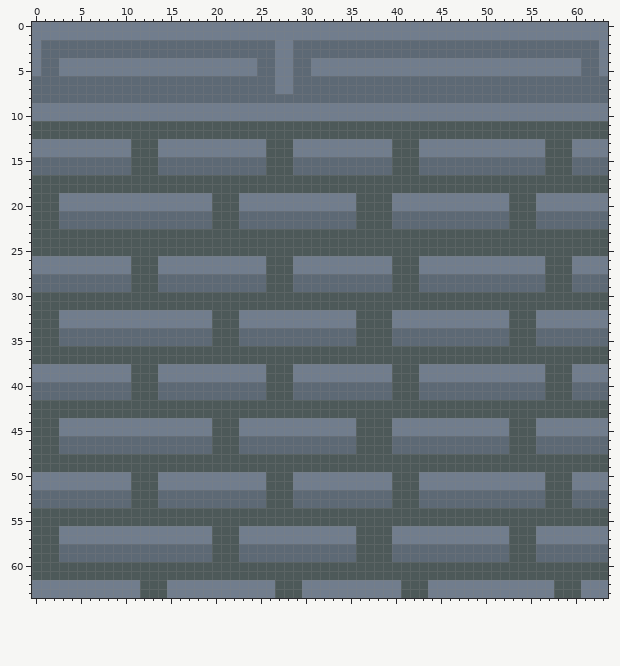
Pixel-art file: Art/Tiles/CastleGround-1.ase. Above, as it was before the edit.
64x64 pixels, 1 frame. Colours within 5 levels of each other are drawn and written as one.
And afterwards:
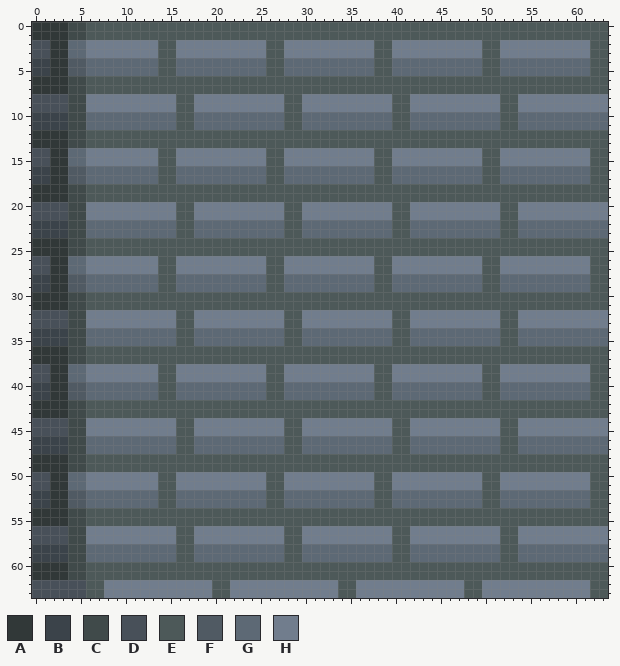
Palette (. is transparent): A #313838  B #3b434a  C #404a4a  D #485059  E #4d5959  F #505a63  G #5d6975  H #717d8d
Changes in this commit:
layer "Layer 2" now shown
Changed rows in their new state; - is an unchanged pixel.
Layer "Layer 2":
first column x 0:
 0 AAAACCEEEEEEEEEEEEEEEEEEEEEEEEEEEEEEEEEEEEEEEEEEEEEEEEEEEEEEEEEE
 1 AAAACCEEEEEEEEEEEEEEEEEEEEEEEEEEEEEEEEEEEEEEEEEEEEEEEEEEEEEEEEEE
 2 DDAA--HHHHHHHHEEHHHHHHHHHHEE-HHHHHHHHHEEHHHHHHHHHHEEHHHHHHHHHHEE
 3 DDAA--HHHHHHHHEEHHHHHHHHHHEE-HHHHHHHHHEEHHHHHHHHHHEEHHHHHHHHHHEE
 4 BBAAFFGGGGGGGGEEGGGGGGGGG-EEG--GGGGGGGEEGGGGGGGGGGEEGGGGGGGGG-EE
 5 BBAAFFGGGGGGGGEEGGGGGGGGG-EEG--GGGGGGGEEGGGGGGGGGGEEGGGGGGGGG-EE
 6 AAAACCEEEEEEEEEEEEEEEEEEEEEEEEEEEEEEEEEEEEEEEEEEEEEEEEEEEEEEEEEE
 7 AAAACCEEEEEEEEEEEEEEEEEEEEEEEEEEEEEEEEEEEEEEEEEEEEEEEEEEEEEEEEEE
 8 DDDDCCHHHHHHHHHHEEHHHHHHHHHHEEHHHHHHHHHHEEHHHHHHHHHHEEHHHHHHHHHH
 9 DDDDCC----------EE----------EE----------EE----------EE----------
10 BBBBCCGGGGGGGGGGEEGGGGGGGGGGEEGGGGGGGGGGEEGGGGGGGGGGEEGGGGGGGGGG
11 BBBBCCGGGGGGGGGG--GGGGGGGGGG--GGGGGGGGGG--GGGGGGGGGG--GGGGGGGGGG
12 AAAACC----------------------------------------------------------
13 AAAACCEEEEE---EEEEEEEEEEEE---EEEEEEEEEEE---EEEEEEEEEEEEEE---EEEE
14 DDAAGG-----HHHEE------------H---------EEHHH-------EE-----HHH--EE
15 DDAA--HHHHHHHHEEHHHHHHHHHH--HHHHHHHHHHEEHHHHHHHHHHEEHHHHHHHHHHEE
16 BBAAFF-----GGGEE------------G---------EEGGG-------EE-----GGG--EE
17 BBAAFFGGGGGGGG--GGGGGGGGGG--GGGGGGGGGG--GGGGGGGGGG--GGGGGGGGGG--
18 AAAACC----------------------------------------------------------
19 AAAACCEEEEEEEEEEEEEE---EEEEEEEEEEEEE----EEEEEEEEEEEEE---EEEEEEEE
20 DDDDCC----------EE--HHH-----EE------HHHHEE----------E-HH--------
21 DDDDCCHHHHHHHHHHEEHHHHHHHHHHEEHHHHHHHHHHEEHHHHHHHHHHE-HHHHHHHHHH
22 BBBBCC----------EE--GGG-----EE------GGGGEE----------E-GG--------
23 BBBBCCGGGGGGGGGG--GGGGGGGGGG--GGGGGGGGGG--GGGGGGGGGG--GGGGGGGGGG
24 AAAACC----------------------------------------------------------
25 AAAACC----------------------------------------------------------
26 DDAAGG-----HHHEE------------H---------EEHHH-------EE-----HHH--EE
27 DDAAGG-----HHHEE------------H---------EEHHH-------EE-----HHH--EE
28 BBAAFF-----GGGEE------------G---------EEGGG-------EE-----GGG--EE
29 BBAAFF-----GGGEE------------G---------EEGGG-------EE-----GGG--EE
30 AAAACC----------------------------------------------------------
31 AAAACC----------------------------------------------------------
32 DDDDCC----------EE--HHH-----EE------HHHHEE----------E-HH--------
33 DDDDCC----------EE--HHH-----EE------HHHHEE----------E-HH--------
34 BBBBCC----------EE--GGG-----EE------GGGGEE----------E-GG--------
35 BBBBCC----------EE--GGG-----EE------GGGGEE----------E-GG--------
36 AAAACC----------------------------------------------------------
37 AAAACC----------------------------------------------------------
38 DDAAGG-----HHHEE------------H---------EEHHH-------EE-----HHH--EE
39 DDAAGG-----HHHEE------------H---------EEHHH-------EE-----HHH--EE
40 BBAAFF-----GGGEE------------G---------EEGGG-------EE-----GGG--EE
41 BBAAFF-----GGGEE------------G---------EEGGG-------EE-----GGG--EE
42 AAAACC----------------------------------------------------------
43 AAAACC----------------------------------------------------------
44 DDDDCC----------EE--HHH-----EE------HHHHEE----------E-HH--------
45 DDDDCC----------EE--HHH-----EE------HHHHEE----------E-HH--------
46 BBBBCC----------EE--GGG-----EE------GGGGEE----------E-GG--------
47 BBBBCC----------EE--GGG-----EE------GGGGEE----------E-GG--------
48 AAAACC----------------------------------------------------------
49 AAAACC----------------------------------------------------------
50 DDAAGG-----HHHEE------------H---------EEHHH-------EE-----HHH--EE
51 DDAAGG-----HHHEE------------H---------EEHHH-------EE-----HHH--EE
52 BBAAFF-----GGGEE------------G---------EEGGG-------EE-----GGG--EE
53 BBAAFF-----GGGEE------------G---------EEGGG-------EE-----GGG--EE
54 AAAACC----------------------------------------------------------
55 AAAACC----------------------------------------------------------
56 DDDDCC----------EE--HHH-----EE------HHHHEE----------E-HH--------
57 DDDDCC----------EE--HHH-----EE------HHHHEE----------E-HH--------
58 BBBBCC----------EE--GGG-----EE------GGGGEE----------E-GG--------
59 BBBBCC----------EE--GGG-----EE------GGGGEE----------E-GG--------
60 AAAACC----------------------------------------------------------
61 AAAACC----------------------------------------------------------
62 DDDDDDEE----HHH-----EE-----HHH----EE-----HHH----EE--------HHH-EE
63 DDDDDDEE----HHH-----EE-----HHH----EE-----HHH----EE--------HHH-EE
Boxes around the changes in both pictures, in picture pixels (x1, y1, x2, y2):
changed: (32, 22, 608, 598)
